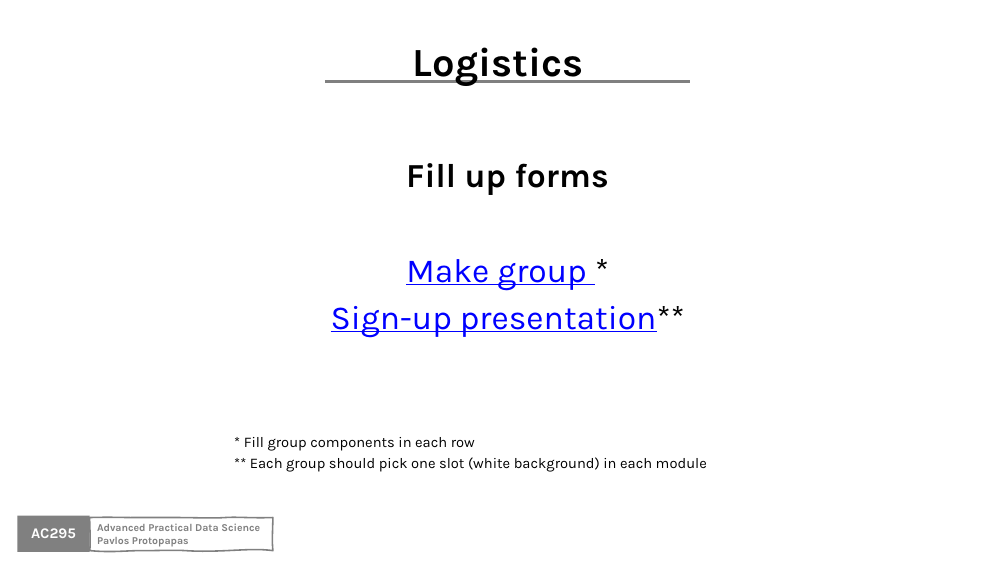
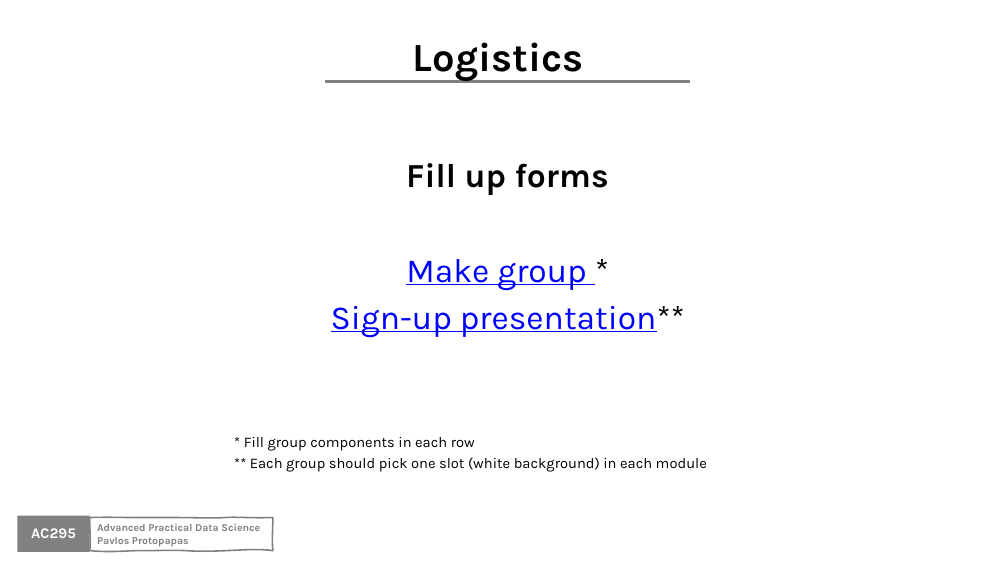
Before and after one commit to Harvard-IACS/2020-AC295, a slide deck: slide 21 of content/lectures/lecture1/presentation/lecture1.pptx (slide 20 before the commit). Drawn at 1008x567 pixels with LibreOffice and Linux fonts; fonts in the diff are those of the drawing; background and template pictures are left out. Boxes give left, top, right and bottom in pixels: in the first picture for what was removed or moved away, otherwise in the second. Text is boxed around its words. In the diff, an @@ line names an element or a change of style, - is before the commit and + after.

```diff
--- a/content/lectures/lecture1/presentation/lecture1.pptx
+++ b/content/lectures/lecture1/presentation/lecture1.pptx
@@ text "Logistics": place and size @@
-text "Logistics" at (413, 47, 584, 86)
+text "Logistics" at (413, 42, 584, 82)
```
Also in this commit, not shown: 9 other slides changed, 1 slide added, 5 other files.
